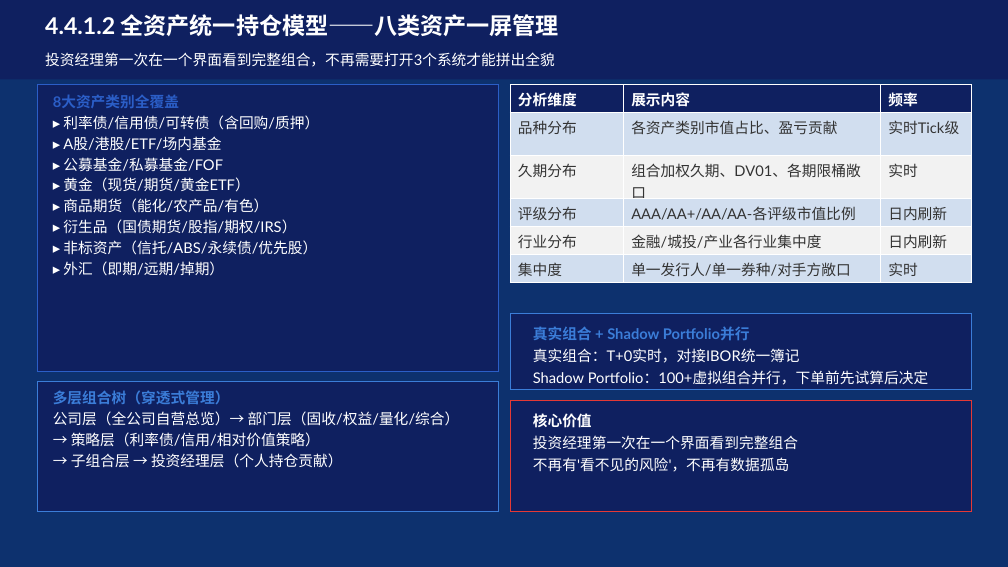
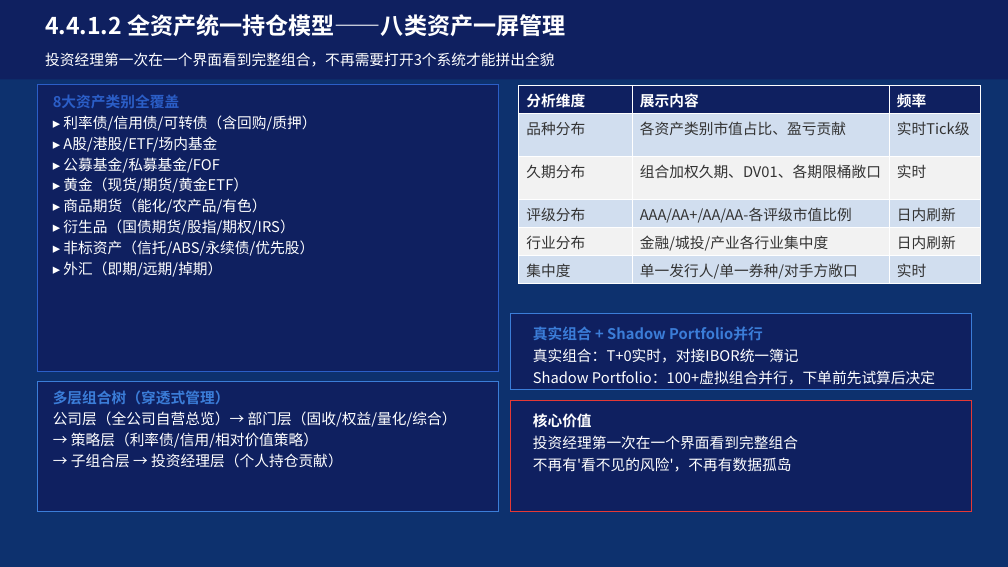
Before and after one commit to BellyFish99/ficc-projDocs, a slide deck: slide 39 of gy/gy_ppt.pptx (slide 17 before the commit). Drawn at 1008x567 pixels with LibreOffice and Linux fonts; fonts in the diff are those of the drawing; background and template pictures are left out. Boxes give left, top, right and bottom in pixels: in the first picture for what was removed or moved away, otherwise in the second. Text is boxed around its words. In the diff, an @@ line names an element or a change of style, - is before the commit and + after.

```diff
--- a/gy/gy_ppt.pptx
+++ b/gy/gy_ppt.pptx
@@ table at (519, 85, 980, 283) @@
@@ font Lato to Noto Sans CJK SC @@
@@ table: place and size @@
-table at (510, 85, 972, 280)
+table at (519, 85, 980, 283)
@@ font Lato to Noto Sans CJK SC in 6 elements at (45, 14, 565, 36), (45, 52, 554, 67), (53, 94, 317, 277), (53, 390, 457, 468), (533, 326, 935, 385), (533, 413, 798, 472) @@
```
Also in this commit, not shown: 31 other slides changed, 23 slides added, 11 slides removed, 36 other files.
